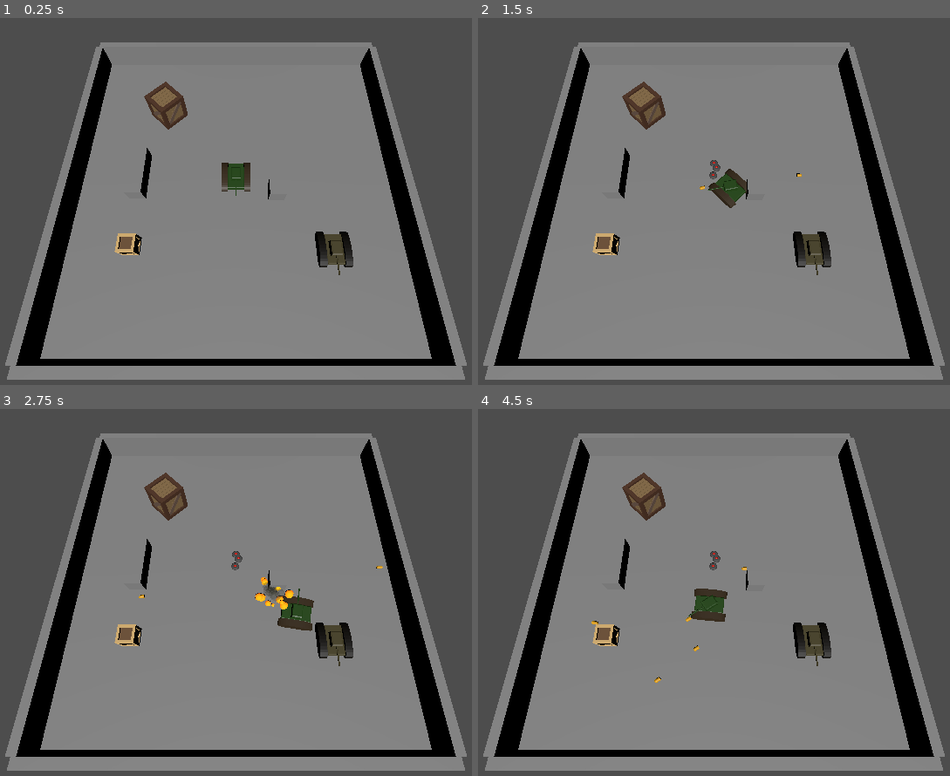
Above: before the commit, frames 1-4 (two rows, left to right).
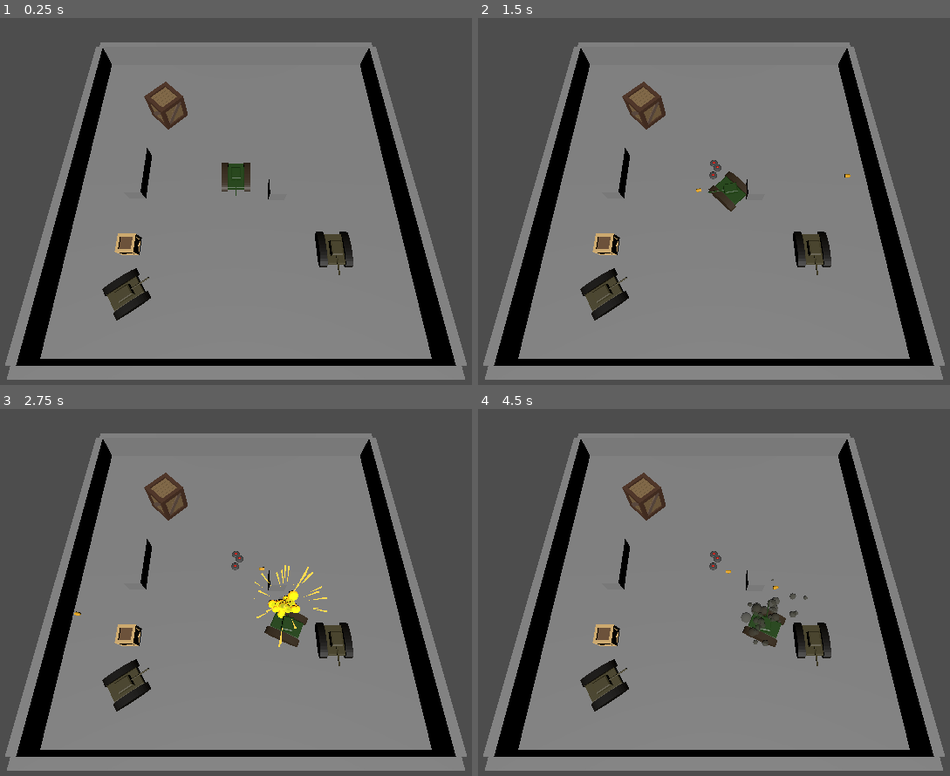
Above: after the commit, the same moments.

Repository: cfrance3/tank-game
Game: Godot game, scene res://Scenes/main.tscn
Two runs of this game, one before a commit and one after it. Both use one fixed random seed, a clock stepped at 60 frames per second and the inputs below.
Inputs (mouse positions are in pixels of both pictures, inside the frame that each line leads up to):
- Up to frame 1 (0.25 s): no input
- Up to frame 2 (1.5 s): tap Enter (ui_accept) at 0.5, 0.77, 1.25 s; move the mouse to (865, 179) at 0.52 s; hold Right (ui_right) 0.53-1.28 s; click (865, 179) at 0.67 s; move the mouse to (572, 219) at 1.27 s; hold Down (ui_down) from 1.28 s (still down); click (572, 219) at 1.42 s
- Up to frame 3 (2.75 s): tap Enter (ui_accept) at 1.52 s; move the mouse to (306, 504) at 2.02 s; release Down (ui_down) at 2.03 s; hold Right (ui_right) from 2.03 s (still down); click (306, 504) at 2.17 s
- Up to frame 4 (4.5 s): move the mouse to (680, 669) at 2.77 s; release Right (ui_right) at 2.78 s; hold Up (ui_up) 2.78-3.53 s; click (680, 669) at 2.92 s; tap Enter (ui_accept) at 3.02, 3.77 s; move the mouse to (921, 647) at 3.52 s; hold Left (ui_left) from 3.53 s (still down); click (921, 647) at 3.67 s; move the mouse to (506, 530) at 4.27 s; click (506, 530) at 4.42 s

The runs differ from the first frame. In frame 1, 0.8% of the frame differs, in the area x 21-32%, y 68-83%; in frame 2, 1.1%; in frame 3, 2.1%; in frame 4, 2.3%, in the area x 21-70%, y 39-83%.

Commit message:
Hitting player tank will disable movement and rotation and spawn a smoke effect.

Diff:
--- a/Scenes/Tank/tank.gd
+++ b/Scenes/Tank/tank.gd
@@ -4,6 +4,7 @@
 @export var turret_turn_speed := 12.0
 @export var projectile_scene: PackedScene
 @export var mine_scene : PackedScene
+@export var smoke_scene : PackedScene
 
 @onready var camera: Camera3D = get_viewport().get_camera_3d()
 @onready var hull: Node3D = $Hull
@@ -11,9 +12,10 @@
 @onready var barrel: Marker3D = $Cannon/Barrel
 @onready var mine_layer : Marker3D = $Hull/MineLayer
 
-const SPEED = 8.0
+const SPEED = 10.0
 
 var mines_left := 3
+var frozen := false
 
 signal got_hit
 
@@ -27,19 +29,9 @@
 	got_hit.connect(_on_got_hit)
 
 func _physics_process(delta: float) -> void:
-	# Add the gravity.
-	if not is_on_floor():
-		velocity += get_gravity() * delta
-
-	# Get the input direction and handle the movement/deceleration.
-	# As good practice, you should replace UI actions with custom gameplay actions.
-	var input_dir := Input.get_vector("ui_left", "ui_right", "ui_up", "ui_down")
-	velocity.x = input_dir.x * SPEED
-	velocity.z = input_dir.y * SPEED
-
-
-	handle_turret_aim()
-	handle_movement(delta)
+	if not frozen:
+		handle_turret_aim()
+		handle_movement(delta)
 
 func handle_movement(delta):
 	var input = Vector2(
@@ -66,6 +58,7 @@
 		velocity.x = 0
 		velocity.z = 0
 
+	#print(velocity.length())
 	move_and_slide()
 
 func handle_turret_aim():
@@ -90,7 +83,7 @@
 
 func _unhandled_input(event):
 	if event is InputEventMouseButton and event.pressed:
-		if event.button_index == MOUSE_BUTTON_LEFT:
+		if event.button_index == MOUSE_BUTTON_LEFT and not frozen:
 			shoot()
 
 	if Input.is_action_just_pressed("ui_accept"):
@@ -124,7 +117,6 @@
 
 
 
-
 func _on_body_entered(body):
 	if body.is_in_group("projectiles"):
 		if body.armed:
@@ -133,5 +125,14 @@
 
 
 func _on_got_hit() -> void:
-	queue_free()
+	if not frozen:
+		_play_smoke_effect()
+		frozen = true
 	#TODO: ADD DEATH EFFECTS
+
+func _play_smoke_effect() -> void:
+	var smoke = smoke_scene.instantiate()
+
+	get_tree().current_scene.add_child(smoke)
+	smoke.global_position = self.global_position
+	smoke.start()
--- a/Scenes/main.tscn
+++ b/Scenes/main.tscn
@@ -5,6 +5,7 @@
 [ext_resource type="PackedScene" uid="uid://d22jve1ap5ryf" path="res://Scenes/Tank/test_tank_hull.glb" id="2_jjvhh"]
 [ext_resource type="PackedScene" uid="uid://u3jva5m1j3gb" path="res://Scenes/tank_projectile.tscn" id="2_kry3j"]
 [ext_resource type="PackedScene" uid="uid://copt7jxaw780m" path="res://Scenes/Tank/test_tank_cannon.glb" id="3_kry3j"]
+[ext_resource type="PackedScene" uid="uid://qc0bhy8r8axp" path="res://Scenes/smoke_stream.tscn" id="5_ynf5e"]
 [ext_resource type="PackedScene" uid="uid://dumtvmot0r4oc" path="res://Scenes/mine.tscn" id="6_21xkr"]
 [ext_resource type="PackedScene" uid="uid://blch2iplum7xb" path="res://Scenes/test-crate-1.tscn" id="7_6bp64"]
 [ext_resource type="PackedScene" uid="uid://delghkhre25ay" path="res://Scenes/static_body_3d.tscn" id="8_344ge"]
@@ -59,6 +60,9 @@
 
 [node name="Enemy" parent="." unique_id=2039828682 instance=ExtResource("1_kry3j")]
 transform = Transform3D(1, 0, 0, 0, 1, 0, 0, 0, 1, 11.06967, 0, 9.204779)
+
+[node name="Enemy2" parent="." unique_id=616053960 instance=ExtResource("1_kry3j")]
+transform = Transform3D(-0.5578175, 0, 0.8299636, 0, 1, 0, -0.8299636, 0, -0.5578175, -11.639219, 0, 13.919382)
 
 [node name="Camera3D" type="Camera3D" parent="." unique_id=1848783100]
 transform = Transform3D(1, 0, 0, 0, 0.36974677, 0.9291326, 0, -0.9291326, 0.36974677, 0, 30, 14.598)
@@ -70,6 +74,7 @@
 script = ExtResource("1_8gbba")
 projectile_scene = ExtResource("2_kry3j")
 mine_scene = ExtResource("6_21xkr")
+smoke_scene = ExtResource("5_ynf5e")
 
 [node name="Cannon" parent="Tank" unique_id=325412193 instance=ExtResource("3_kry3j")]
 transform = Transform3D(-0.2, 0, -1.7484556e-08, 0, 0.2, 0, 1.7484556e-08, 0, -0.2, 0, 0.5, 0)
--- /dev/null
+++ b/Scenes/smoke_stream.gd
@@ -0,0 +1,11 @@
+extends Node3D
+
+@onready var smoke = $Smoke
+
+
+func start() -> void:
+	smoke.restart()
+	smoke.emitting = true
+
+func stop() -> void:
+	smoke.emitting = false
--- /dev/null
+++ b/Scenes/smoke_stream.tscn
@@ -0,0 +1,51 @@
+[gd_scene format=3 uid="uid://qc0bhy8r8axp"]
+
+[ext_resource type="Script" uid="uid://cl4juunv088je" path="res://Scenes/smoke_stream.gd" id="1_xccmn"]
+
+[sub_resource type="Curve" id="Curve_60xad"]
+_data = [Vector2(0.0027247965, 0.28882706), 0.0, 0.0, 0, 0, Vector2(0.6123596, 0.79444444), 0.0, 0.0, 0, 0, Vector2(0.97752815, 0), 0.0, 0.0, 0, 0]
+point_count = 3
+
+[sub_resource type="CurveTexture" id="CurveTexture_xccmn"]
+curve = SubResource("Curve_60xad")
+
+[sub_resource type="Curve" id="Curve_png60"]
+_data = [Vector2(0, 0.009059668), 0.0, 0.0, 0, 0, Vector2(0.2550832, 0.99187756), 0.0, 0.0, 0, 0, Vector2(1, 0), 0.0, 0.0, 0, 0]
+point_count = 3
+
+[sub_resource type="CurveTexture" id="CurveTexture_5uurv"]
+curve = SubResource("Curve_png60")
+
+[sub_resource type="ParticleProcessMaterial" id="ParticleProcessMaterial_4j7j1"]
+emission_shape = 1
+emission_sphere_radius = 1.0
+direction = Vector3(0, -1, 0)
+spread = 30.0
+initial_velocity_min = 1.0
+initial_velocity_max = 2.0
+gravity = Vector3(0, 6, 0)
+scale_min = 0.5
+scale_max = 1.5
+scale_curve = SubResource("CurveTexture_5uurv")
+color = Color(0.2773317, 0.27559152, 0.22858778, 1)
+alpha_curve = SubResource("CurveTexture_xccmn")
+
+[sub_resource type="StandardMaterial3D" id="StandardMaterial3D_ryh6f"]
+transparency = 1
+vertex_color_use_as_albedo = true
+
+[sub_resource type="SphereMesh" id="SphereMesh_pvf1h"]
+material = SubResource("StandardMaterial3D_ryh6f")
+radial_segments = 8
+rings = 4
+
+[node name="Smoke" type="Node3D" unique_id=1232270814]
+script = ExtResource("1_xccmn")
+
+[node name="Smoke" type="GPUParticles3D" parent="." unique_id=1259722480]
+transform = Transform3D(1.5, 0, 0, 0, 1.5, 0, 0, 0, 1.5, 0, 0, 0)
+amount = 80
+lifetime = 3.0
+fixed_fps = 60
+process_material = SubResource("ParticleProcessMaterial_4j7j1")
+draw_pass_1 = SubResource("SphereMesh_pvf1h")
--- a/Scenes/tank_projectile.gd
+++ b/Scenes/tank_projectile.gd
@@ -1,14 +1,14 @@
 extends CharacterBody3D
 
 
-@export var speed := 40.0
 @export var max_bounces := 3
 @export var explosion_effect : PackedScene
 
 var direction: Vector3
 var bounces := 0
+const SPEED = 15.0
 
-const TIME_TO_ARM = .5 # seconds
+const TIME_TO_ARM = .1 # seconds
 var armed := false
 
 signal hit_target
@@ -24,15 +24,16 @@
 	timer.timeout.connect(_arm_mine)
 
 	# Forward is -Z
-	direction = -global_transform.basis.z
-
+	direction = -global_transform.basis.z.normalized()
+	print(direction.length())
 	hit_target.connect(_on_hit_target)
 
 func _physics_process(delta: float) -> void:
-	velocity = direction * speed
-	var collision = move_and_collide(velocity*delta)
+	velocity = direction * SPEED
+	move_and_slide()
 
-	if collision:
+	for i in get_slide_collision_count():
+		var collision = get_slide_collision(i)
 		handle_collision(collision)
 
 func handle_collision(collision: KinematicCollision3D) -> void:
Not shown, added: Scenes/smoke_stream.gd.uid
